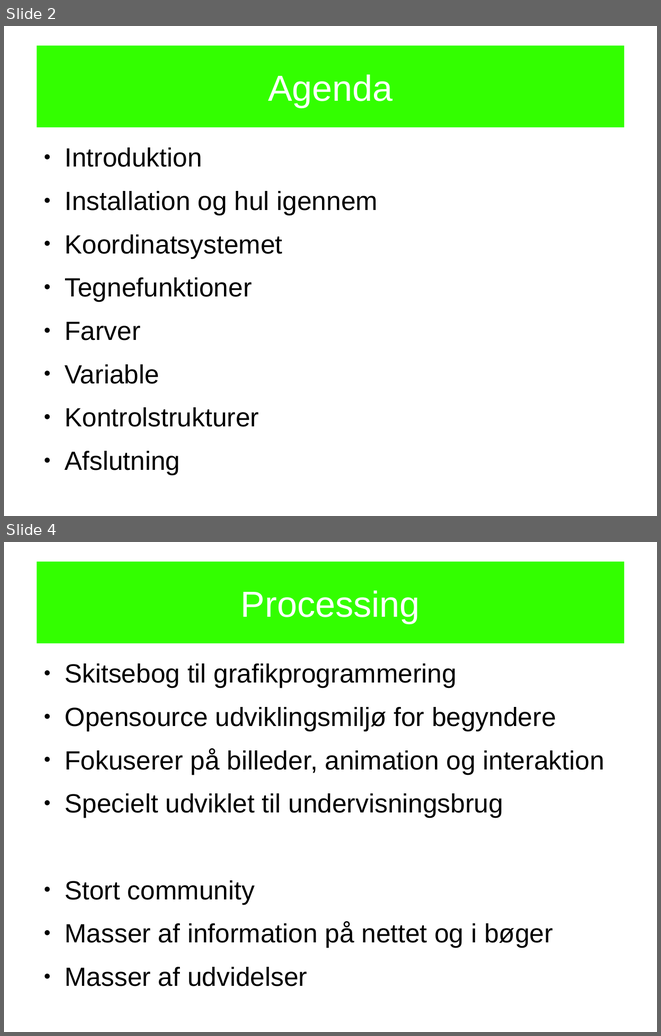
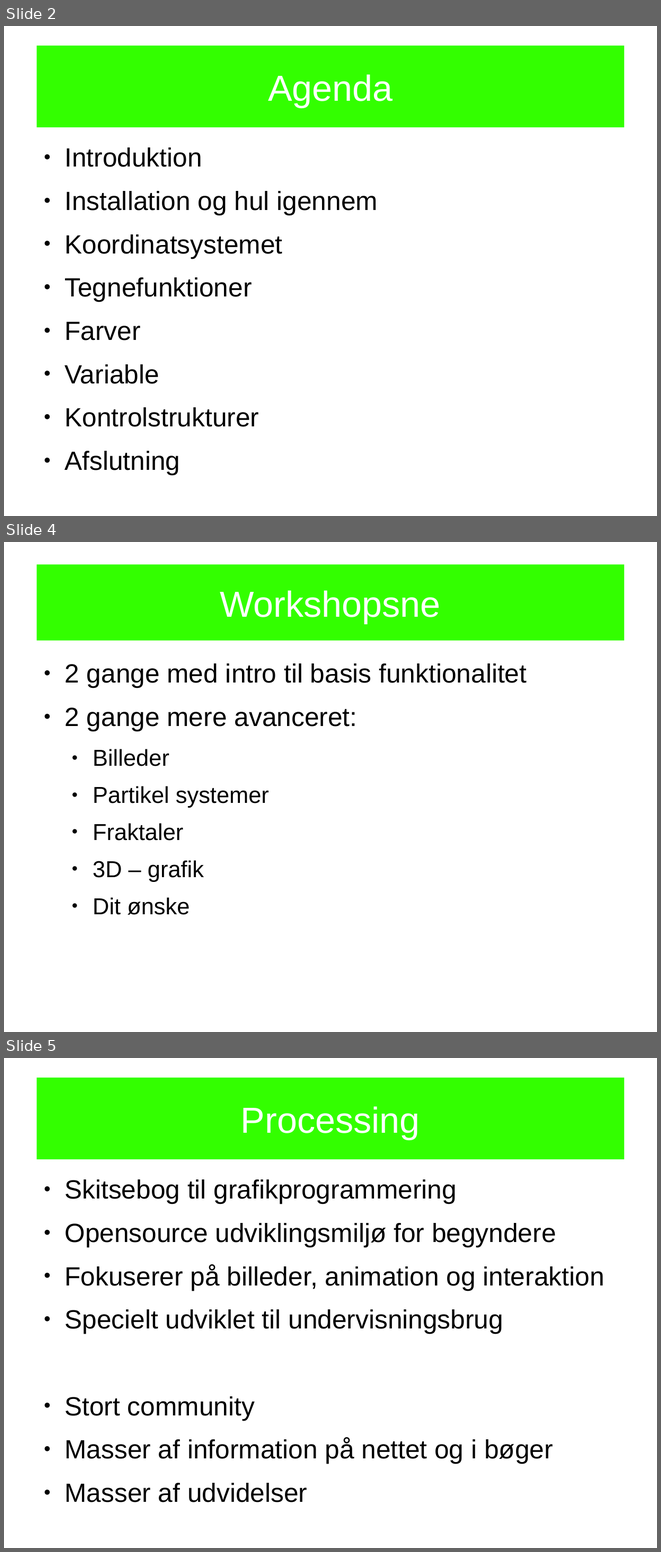
Before and after one commit to openspaceaarhus/Processing-workshops, a slide deck: slides/workshop1/workshop1.odp. Shown one above the other, each under a label of ours: slides 2 and 4 before the commit, slides 2, 4 and 5 after it; the slides between them are not shown. The pictures are 661x1036 and 661x1552 pixels, drawn with LibreOffice and Linux fonts; fonts in the diff are those of the drawing. Boxes give left, top, right and bottom in pixels: in the first picture for what was removed or moved away, otherwise in the second. Text is boxed around its words. In the diff, an @@ line names an element or a change of style, - is before the commit and + after.

```diff
--- a/slides/workshop1/workshop1.odp
+++ b/slides/workshop1/workshop1.odp
@@ slide 4 added at [4,542,657,1032], background #FFFFFF @@
@@ title added at [36,564,625,641], fill #33FF00, 44 pt, text #FFFFFF @@
+Workshopsne
@@ text added at [64,663,527,915], 32 pt, text #000000 @@
+● 2 gange med intro til basis funktionalitet
+● 2 gange mere avanceret:
+  ● Billeder
+  ● Partikel systemer
+  ● Fraktaler
+  ● 3D – grafik
+  ● Dit ønske
@@ what was slide 4 is now slide 5 @@
```
Also in this commit, not shown: 3 slides changed.
